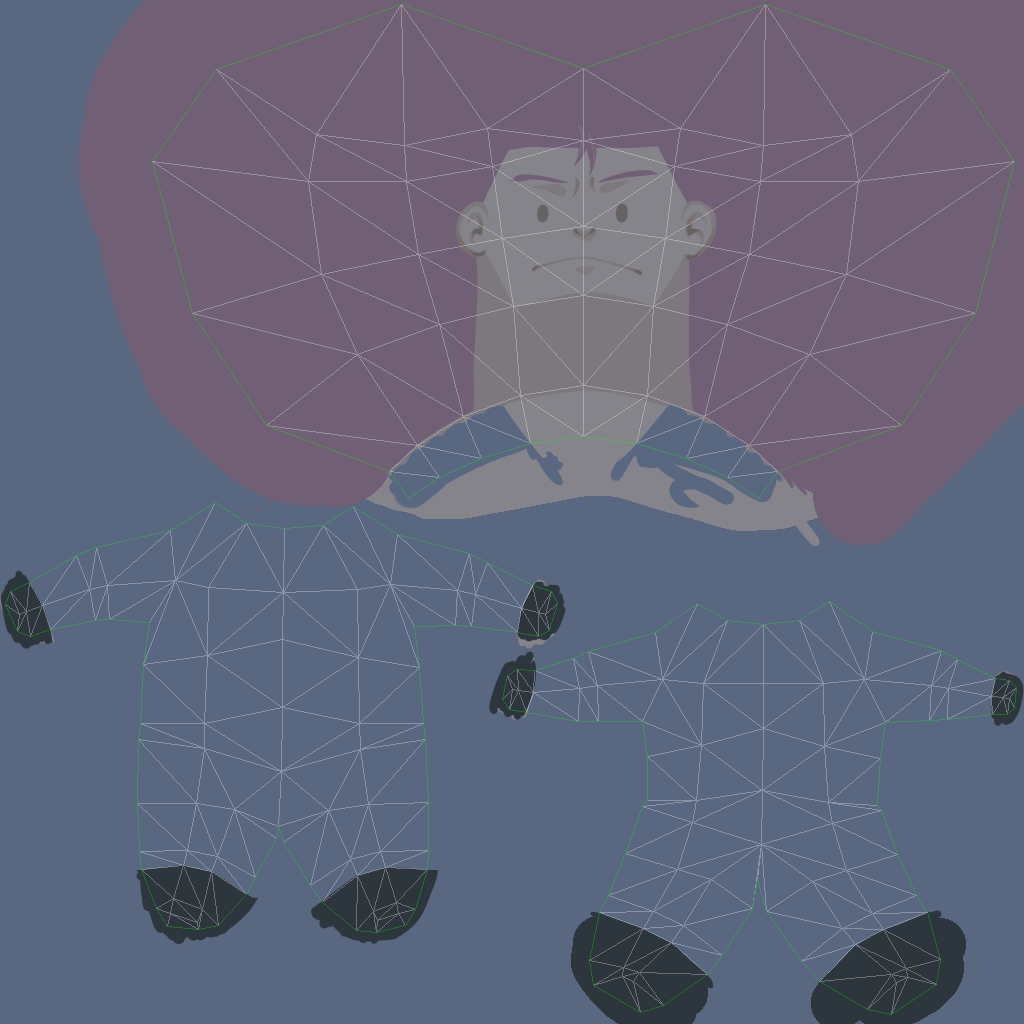
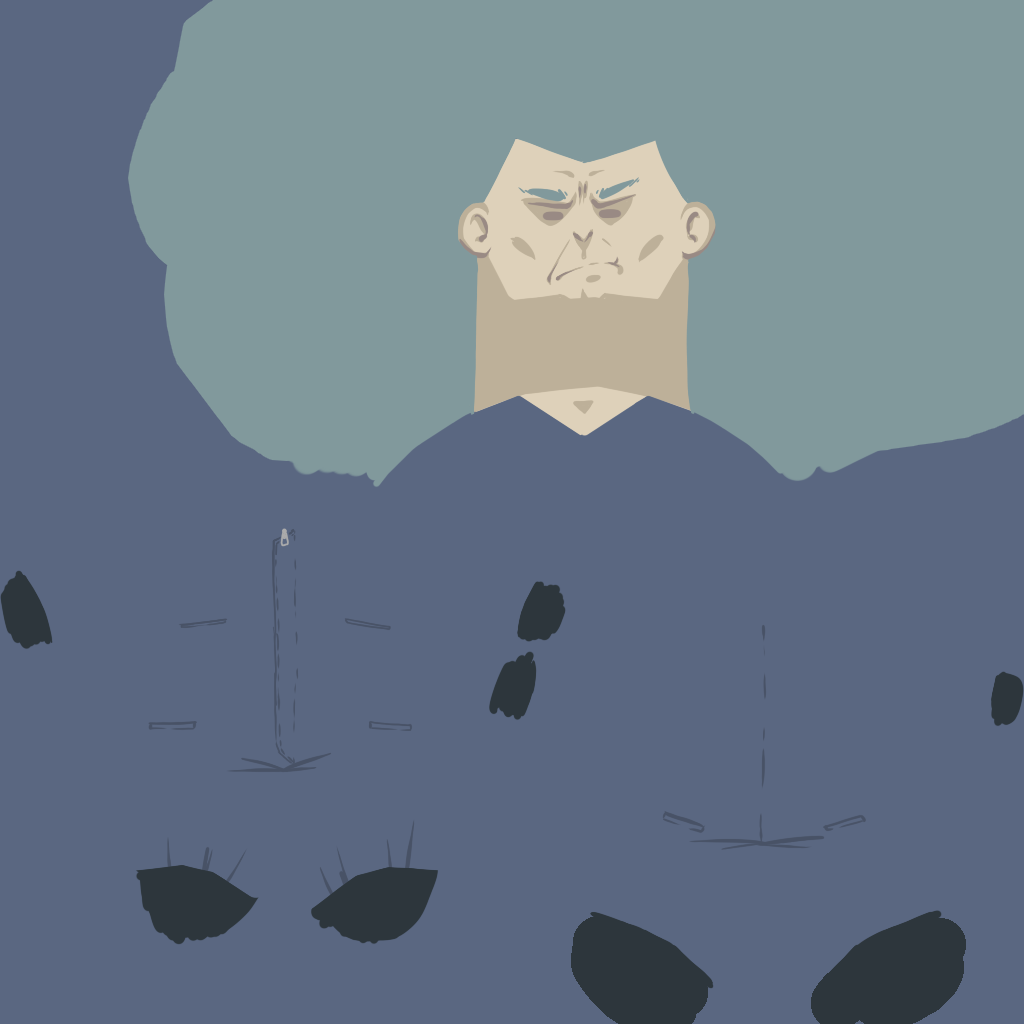
Layer changes from the first 1024px x 1024px image to the second:
hid "Layer1" over [5, 4, 1017, 1015]
painted on "Layer5" over [0, 570, 1022, 989]
added layer "Layer10" above "Layer9" over [128, 0, 1024, 488]
added layer "Layer9" above "Layer8" over [445, 134, 727, 437]
hid "Layer3", painted on it over [0, 0, 1024, 726]
painted on "Layer4" over [148, 528, 867, 903]
